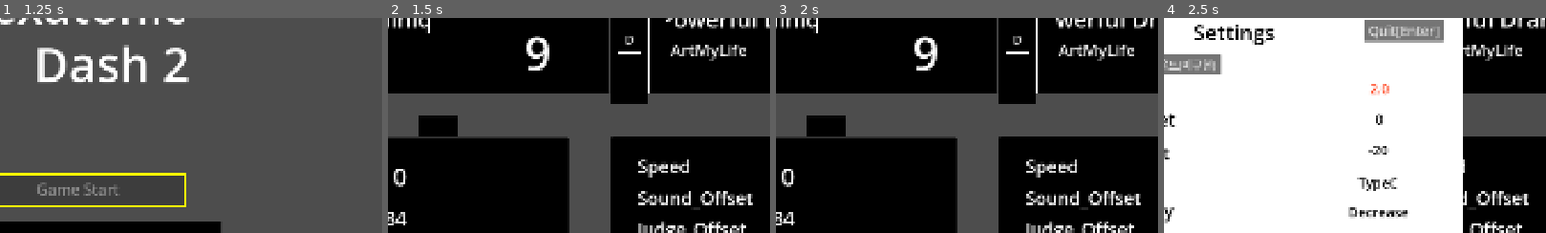
Above: before the commit, frames 1-4 (left to right).
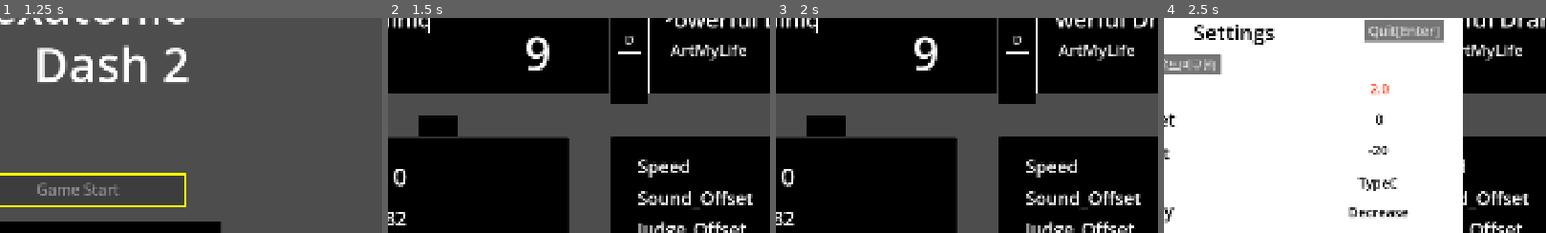
Above: after the commit, the same moments.

Repository: junu192857/Vexatonic-dash-2
Game: Godot game, scene res://Scenes/MainMenu.tscn
The game is run twice, just before and just after one commit, with the same random seed, the same clock (stepped at 60 frames per second) and the same inputs.
Inputs:
- Up to frame 1 (1.25 s): click "Game Start" at 0.5 s
- Up to frame 2 (1.5 s): click "No[Esc]" at 1.25 s
- Up to frame 3 (2 s): no input
- Up to frame 4 (2.5 s): click "Settings" at 2 s
The pictures show only the part of the screen within x 41-91%, y 22-72%; the shares and areas given below are measured in that part.

Frame 1 is identical in both runs. In frame 2, 0.1% of the frame differs, in the area x 2-5%, y 90-97%; in frame 3, 0.1%; in frame 4, nothing differs.

Commit message:
프리팹 구조 변경

Diff:
--- a/vexatonic-dash-2/Scenes/Editor.tscn
+++ b/vexatonic-dash-2/Scenes/Editor.tscn
@@ -1,15 +1,16 @@
 [gd_scene format=3 uid="uid://dow41utu1rk5u"]
 
 [ext_resource type="Script" uid="uid://dwoyq1dcxhyuf" path="res://Scripts/Editor/EditorManager.gd" id="1_trcuy"]
-[ext_resource type="PackedScene" uid="uid://iksp3v0ubmg6" path="res://Prefabs/EditorNote.tscn" id="2_5v8xv"]
-[ext_resource type="PackedScene" uid="uid://br567btcie3o3" path="res://Prefabs/EditorConnector.tscn" id="3_brgpd"]
-[ext_resource type="PackedScene" uid="uid://byq2jrarp145t" path="res://Prefabs/Line.tscn" id="4_5v8xv"]
+[ext_resource type="PackedScene" uid="uid://iksp3v0ubmg6" path="res://Prefabs/Editor/EditorNote.tscn" id="2_5v8xv"]
+[ext_resource type="PackedScene" uid="uid://br567btcie3o3" path="res://Prefabs/Editor/EditorConnector.tscn" id="3_brgpd"]
+[ext_resource type="PackedScene" uid="uid://byq2jrarp145t" path="res://Prefabs/EditorTriggers/Line.tscn" id="4_5v8xv"]
 [ext_resource type="Texture2D" uid="uid://bwm7x5kcscs40" path="res://Textures/NoteBase.jpg" id="4_6ykgs"]
-[ext_resource type="PackedScene" uid="uid://bul34fxxophy1" path="res://Prefabs/MoveTrigger.tscn" id="5_qexec"]
-[ext_resource type="PackedScene" uid="uid://cq60k3h6dbxia" path="res://Prefabs/ZoomTrigger.tscn" id="6_847jc"]
-[ext_resource type="PackedScene" uid="uid://cw8p2v3afm85j" path="res://Prefabs/BPMTrigger.tscn" id="7_847jc"]
-[ext_resource type="PackedScene" uid="uid://dnbcvrxhsooaf" path="res://Prefabs/SpeedTrigger.tscn" id="8_ir51w"]
+[ext_resource type="PackedScene" uid="uid://bul34fxxophy1" path="res://Prefabs/EditorTriggers/MoveTrigger.tscn" id="5_qexec"]
+[ext_resource type="PackedScene" uid="uid://cq60k3h6dbxia" path="res://Prefabs/EditorTriggers/ZoomTrigger.tscn" id="6_847jc"]
+[ext_resource type="PackedScene" uid="uid://cw8p2v3afm85j" path="res://Prefabs/EditorTriggers/BPMTrigger.tscn" id="7_847jc"]
+[ext_resource type="PackedScene" uid="uid://dnbcvrxhsooaf" path="res://Prefabs/EditorTriggers/SpeedTrigger.tscn" id="8_ir51w"]
 [ext_resource type="Script" uid="uid://dofrhowavsi7y" path="res://Scripts/Editor/Timer.gd" id="9_847jc"]
+
 
 [sub_resource type="ButtonGroup" id="ButtonGroup_brgpd"]
 
--- a/vexatonic-dash-2/Scenes/RhythmScene.tscn
+++ b/vexatonic-dash-2/Scenes/RhythmScene.tscn
@@ -1,17 +1,18 @@
 [gd_scene format=3 uid="uid://l50nt5bpgqai"]
 
 [ext_resource type="Script" uid="uid://d3surnw8o8126" path="res://Scripts/Ingame/RhythmManager.gd" id="2_wib5u"]
-[ext_resource type="PackedScene" uid="uid://byjtw0yjya7ia" path="res://Prefabs/Note.tscn" id="3_4pq8y"]
-[ext_resource type="PackedScene" uid="uid://db3llundjhedf" path="res://Prefabs/Character.tscn" id="3_wib5u"]
-[ext_resource type="PackedScene" uid="uid://d0y0ul7d65y02" path="res://Prefabs/LongNote.tscn" id="4_4pq8y"]
-[ext_resource type="PackedScene" uid="uid://cw54hy54u4o3h" path="res://Prefabs/Connector.tscn" id="4_wjq5j"]
+[ext_resource type="PackedScene" uid="uid://byjtw0yjya7ia" path="res://Prefabs/Ingame/Note.tscn" id="3_4pq8y"]
+[ext_resource type="PackedScene" uid="uid://db3llundjhedf" path="res://Prefabs/Ingame/Character.tscn" id="3_wib5u"]
+[ext_resource type="PackedScene" uid="uid://d0y0ul7d65y02" path="res://Prefabs/Ingame/LongNote.tscn" id="4_4pq8y"]
+[ext_resource type="PackedScene" uid="uid://cw54hy54u4o3h" path="res://Prefabs/Ingame/Connector.tscn" id="4_wjq5j"]
 [ext_resource type="Script" uid="uid://dh4rkft3uto03" path="res://Scripts/Camera/CameraManager.gd" id="6_4pq8y"]
-[ext_resource type="PackedScene" uid="uid://nkkobamofph3" path="res://Prefabs/SuregiConnector.tscn" id="6_ublex"]
-[ext_resource type="PackedScene" uid="uid://byq2jrarp145t" path="res://Prefabs/Line.tscn" id="7_frbmc"]
+[ext_resource type="PackedScene" uid="uid://nkkobamofph3" path="res://Prefabs/Ingame/SuregiConnector.tscn" id="6_ublex"]
+[ext_resource type="PackedScene" uid="uid://byq2jrarp145t" path="res://Prefabs/EditorTriggers/Line.tscn" id="7_frbmc"]
 [ext_resource type="Script" uid="uid://shwpvgrbox8d" path="res://Scripts/Ingame/IngameDataManager.gd" id="7_wjq5j"]
 [ext_resource type="Script" uid="uid://breghgt5p5ixy" path="res://Scripts/Ingame/IngameUIManager.gd" id="8_pee8w"]
-[ext_resource type="PackedScene" uid="uid://pfmgxw12a4yj" path="res://Prefabs/JudgementText.tscn" id="9_qa11p"]
+[ext_resource type="PackedScene" uid="uid://pfmgxw12a4yj" path="res://Prefabs/Ingame/JudgementText.tscn" id="9_qa11p"]
 [ext_resource type="Texture2D" uid="uid://bg77qwagtnkvs" path="res://Textures/BlackSquare.jpg" id="12_ublex"]
+
 
 [node name="RhythmScene" type="Node2D" unique_id=2112385734]
 metadata/_edit_vertical_guides_ = [-111.0]
--- a/vexatonic-dash-2/Scenes/StoryHolder.tscn
+++ b/vexatonic-dash-2/Scenes/StoryHolder.tscn
@@ -97,3 +97,8 @@
 text = "사야네"
 horizontal_alignment = 1
 vertical_alignment = 1
+
+[node name="StoryInputManager" type="Control" parent="." unique_id=564961498]
+anchors_preset = 0
+offset_right = 40.0
+offset_bottom = 40.0
--- a/vexatonic-dash-2/Scenes/TutorialScene.tscn
+++ b/vexatonic-dash-2/Scenes/TutorialScene.tscn
@@ -1,16 +1,16 @@
 [gd_scene format=3 uid="uid://cgwfhjtpyshop"]
 
 [ext_resource type="Script" uid="uid://d3surnw8o8126" path="res://Scripts/Ingame/RhythmManager.gd" id="1_pujgt"]
-[ext_resource type="PackedScene" uid="uid://db3llundjhedf" path="res://Prefabs/Character.tscn" id="2_xkm2r"]
-[ext_resource type="PackedScene" uid="uid://byjtw0yjya7ia" path="res://Prefabs/Note.tscn" id="3_hrv55"]
-[ext_resource type="PackedScene" uid="uid://d0y0ul7d65y02" path="res://Prefabs/LongNote.tscn" id="4_h4w16"]
-[ext_resource type="PackedScene" uid="uid://cw54hy54u4o3h" path="res://Prefabs/Connector.tscn" id="5_f6dk7"]
-[ext_resource type="PackedScene" uid="uid://nkkobamofph3" path="res://Prefabs/SuregiConnector.tscn" id="6_qifqw"]
+[ext_resource type="PackedScene" uid="uid://db3llundjhedf" path="res://Prefabs/Ingame/Character.tscn" id="2_xkm2r"]
+[ext_resource type="PackedScene" uid="uid://byjtw0yjya7ia" path="res://Prefabs/Ingame/Note.tscn" id="3_hrv55"]
+[ext_resource type="PackedScene" uid="uid://d0y0ul7d65y02" path="res://Prefabs/Ingame/LongNote.tscn" id="4_h4w16"]
+[ext_resource type="PackedScene" uid="uid://cw54hy54u4o3h" path="res://Prefabs/Ingame/Connector.tscn" id="5_f6dk7"]
+[ext_resource type="PackedScene" uid="uid://nkkobamofph3" path="res://Prefabs/Ingame/SuregiConnector.tscn" id="6_qifqw"]
 [ext_resource type="Script" uid="uid://dh4rkft3uto03" path="res://Scripts/Camera/CameraManager.gd" id="7_kxtmh"]
 [ext_resource type="Script" uid="uid://shwpvgrbox8d" path="res://Scripts/Ingame/IngameDataManager.gd" id="8_fckvl"]
 [ext_resource type="Script" uid="uid://breghgt5p5ixy" path="res://Scripts/Ingame/IngameUIManager.gd" id="9_gh30y"]
-[ext_resource type="PackedScene" uid="uid://pfmgxw12a4yj" path="res://Prefabs/JudgementText.tscn" id="10_ymeo7"]
-[ext_resource type="PackedScene" uid="uid://byq2jrarp145t" path="res://Prefabs/Line.tscn" id="11_eggky"]
+[ext_resource type="PackedScene" uid="uid://pfmgxw12a4yj" path="res://Prefabs/Ingame/JudgementText.tscn" id="10_ymeo7"]
+[ext_resource type="PackedScene" uid="uid://byq2jrarp145t" path="res://Prefabs/EditorTriggers/Line.tscn" id="11_eggky"]
 [ext_resource type="Texture2D" uid="uid://bg77qwagtnkvs" path="res://Textures/BlackSquare.jpg" id="12_1uws4"]
 [ext_resource type="Script" uid="uid://en0omrumjk71" path="res://Scripts/Tutorial/TutorialManager.gd" id="12_xkm2r"]
 [ext_resource type="AudioStream" uid="uid://cg2p5s23yrb8h" path="res://Songs/mickeyscat-moment-of-peace-mickeyscat-554494.mp3" id="13_h4w16"]
--- a/vexatonic-dash-2/Scripts/Camera/Trigger.gd
+++ b/vexatonic-dash-2/Scripts/Camera/Trigger.gd
@@ -1,10 +1,12 @@
 class_name Trigger
 
-enum TYPE { Move = 31, Zoom  = 32, Rotate = 33, BPM = 34, Speed = 35}
+enum TYPE { Move = 31, Zoom  = 32, Rotate = 33, BPM = 34, Speed = 35, MoveX = 36 }
+const TYPE_STRING = ["MOVE", "ROTATE", "ZOOM", "BPM", "SPEED", "MOVEX"]
 
 var type: TYPE
 var start: float
 #c: 얼마나 이동 또는 줌 또는 속도변경할거냐를 결정
+#Move: y좌표 변화량, Zoom: Zoom 변화량, BPM: 변경된 BPM, Speed: 변경된 속도, MoveX: 시간 기준 변화량 (카메라가 현재보다 몇 초 앞으로 갈 거냐?)
 var c: float
 #t: 이동 또는 줌에 걸리는 시간 결정
 var t: float
--- a/vexatonic-dash-2/Scripts/ChartParser.gd
+++ b/vexatonic-dash-2/Scripts/ChartParser.gd
@@ -64,7 +64,7 @@
 			current_lane.add_keyframe(new_keyframe)
 			continue
 
-		if current_lane == null and parts[0] in ["MOVE", "ROTATE", "ZOOM", "BPM", "SPEED"]:
+		if current_lane == null and parts[0] in Trigger.TYPE_STRING:
 			var trigger_type
 			match parts[0]:
 				"MOVE":   trigger_type = Trigger.TYPE.Move
--- a/vexatonic-dash-2/Scripts/Ingame/RhythmManager.gd
+++ b/vexatonic-dash-2/Scripts/Ingame/RhythmManager.gd
@@ -48,8 +48,8 @@
 	InputManager.pressed_space.connect(func(): _on_pressed(3, true))
 
 	level_path = "res://Charts/Tutorial" if Setting.is_tutorial else Setting.selected_chart_dir
-	if Setting.is_tutorial:
-		InputManager.process_mode = Node.PROCESS_MODE_ALWAYS
+	#if Setting.is_tutorial:
+	#	InputManager.process_mode = Node.PROCESS_MODE_ALWAYS
 
 	for i in range(4):
 		noteHolders.append(NoteHolder.new(i))
--- a/vexatonic-dash-2/Scripts/SelectSong/SelectManager.gd
+++ b/vexatonic-dash-2/Scripts/SelectSong/SelectManager.gd
@@ -149,7 +149,7 @@
 			in_lane = true
 		elif parts[0] == "END":
 			in_lane = false
-		elif not in_lane and parts.size() >= 5 and not parts[0] in ["MOVE","ROTATE","ZOOM","BPM"]:
+		elif not in_lane and parts.size() >= 5 and not parts[0] in Trigger.TYPE_STRING:
 			if int(parts[2]) == 0:
 				single += 1
 			else:
--- /dev/null
+++ b/vexatonic-dash-2/Scripts/Story/StoryInputManager.gd
@@ -0,0 +1,11 @@
+extends Node
+
+
+# Called when the node enters the scene tree for the first time.
+func _ready() -> void:
+	pass # Replace with function body.
+
+
+# Called every frame. 'delta' is the elapsed time since the previous frame.
+func _process(delta: float) -> void:
+	pass
Not shown, changed: vexatonic-dash-2/Charts/Melodiniq/Hard.txt
Renamed: vexatonic-dash-2/Prefabs/EditorConnector.tscn -> vexatonic-dash-2/Prefabs/Editor/EditorConnector.tscn
Renamed: vexatonic-dash-2/Prefabs/EditorLongNote.tscn -> vexatonic-dash-2/Prefabs/Editor/EditorLongNote.tscn
Renamed: vexatonic-dash-2/Prefabs/EditorNote.tscn -> vexatonic-dash-2/Prefabs/Editor/EditorNote.tscn
Renamed: vexatonic-dash-2/Prefabs/BPMTrigger.tscn -> vexatonic-dash-2/Prefabs/EditorTriggers/BPMTrigger.tscn
Renamed: vexatonic-dash-2/Prefabs/Line.tscn -> vexatonic-dash-2/Prefabs/EditorTriggers/Line.tscn
Renamed: vexatonic-dash-2/Prefabs/MoveTrigger.tscn -> vexatonic-dash-2/Prefabs/EditorTriggers/MoveTrigger.tscn
Renamed: vexatonic-dash-2/Prefabs/SpeedTrigger.tscn -> vexatonic-dash-2/Prefabs/EditorTriggers/SpeedTrigger.tscn
Renamed: vexatonic-dash-2/Prefabs/ZoomTrigger.tscn -> vexatonic-dash-2/Prefabs/EditorTriggers/ZoomTrigger.tscn
Renamed: vexatonic-dash-2/Prefabs/Character.tscn -> vexatonic-dash-2/Prefabs/Ingame/Character.tscn
Renamed: vexatonic-dash-2/Prefabs/Connector.tscn -> vexatonic-dash-2/Prefabs/Ingame/Connector.tscn
Renamed: vexatonic-dash-2/Prefabs/JudgementText.tscn -> vexatonic-dash-2/Prefabs/Ingame/JudgementText.tscn
(and 4 more such lines)
